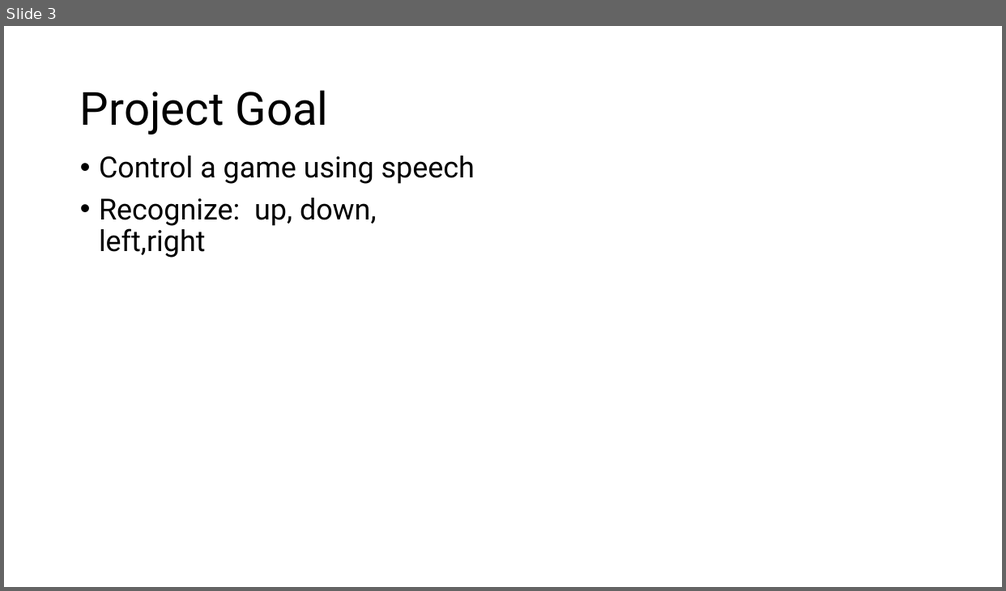
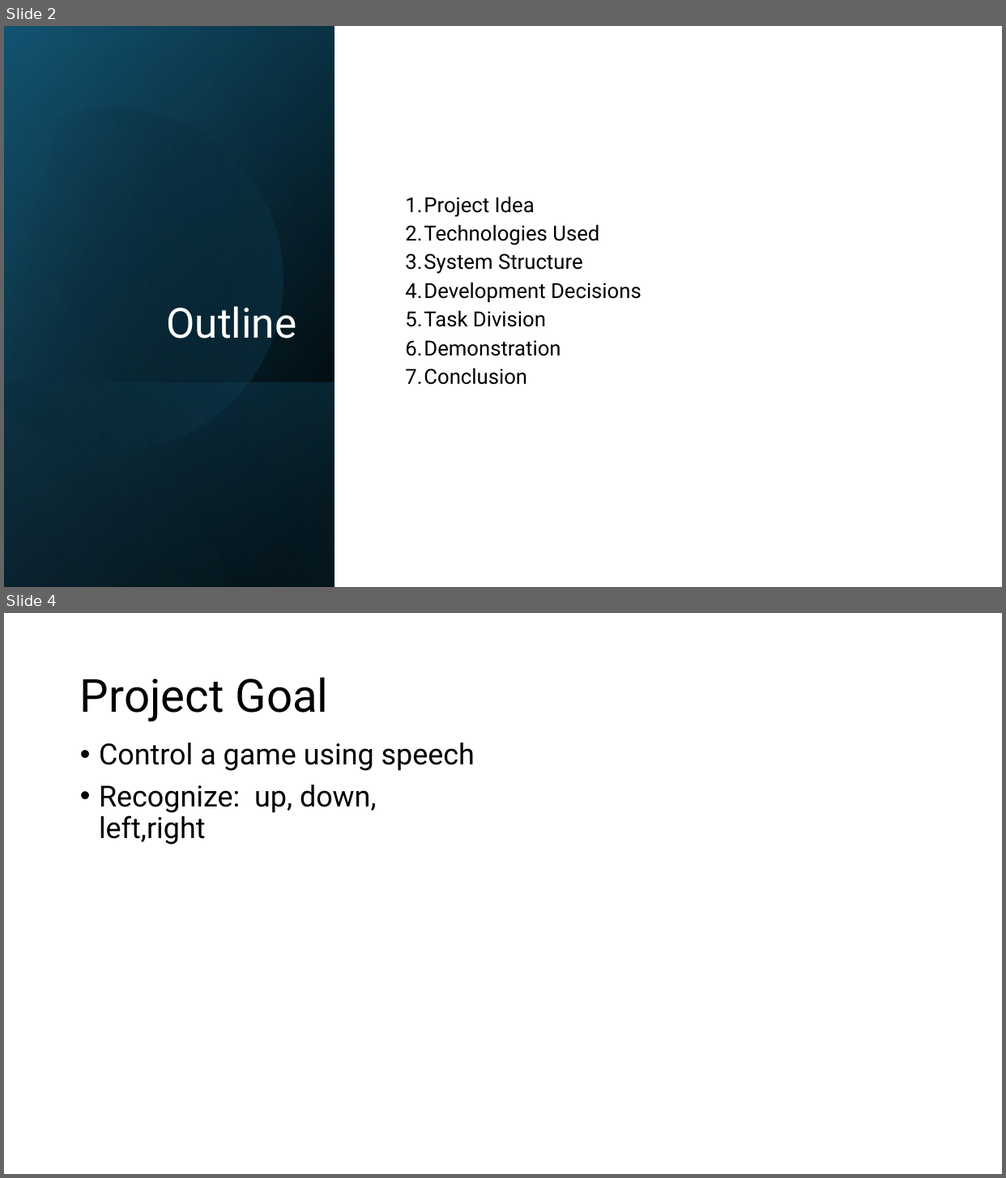
Before and after one commit to K1-mbf/Scibio_final_project, a slide deck: presentation.pptx. Shown one above the other, each under a label of ours: slide 3 before the commit, slides 2 and 4 after it; the slides between them are not shown. The pictures are 1006x591 and 1006x1178 pixels, drawn with LibreOffice and Linux fonts; fonts in the diff are those of the drawing. Boxes give left, top, right and bottom in pixels: in the first picture for what was removed or moved away, otherwise in the second. Text is boxed around its words. In the diff, an @@ line names an element or a change of style, - is before the commit and + after.

```diff
--- a/presentation.pptx
+++ b/presentation.pptx
@@ slide 2 added at box(4, 26, 1002, 587), background #FFFFFF @@
@@ rectangle added at box(4, 26, 1002, 587), fill #FFFFFF @@
@@ rectangle added at box(4, 26, 335, 587), fill gradient #000000 to #104862 @@
@@ rectangle added at box(4, 27, 335, 587), fill gradient #000000 to #156082 @@
@@ rectangle added at box(4, 26, 335, 587), fill gradient #000000 to #46B1E1 @@
@@ freeform shape added at box(4, 68, 324, 485), fill gradient #000000 to #156082 @@
@@ text added at box(405, 196, 641, 385), 20 pt, text #000000 @@
+1. Project Idea
+2. Technologies Used
+3. System Structure
+4. Development Decisions
+5. Task Division
+6. Demonstration
+7. Conclusion
@@ title added at box(167, 306, 297, 339), 40 pt, text #FFFFFF @@
+Outline
@@ rectangle added at box(4, 382, 335, 587), fill gradient #156082 to #000000 @@
@@ what was slide 3 is now slide 4 @@
```
Also in this commit, not shown: 2 slides changed.
